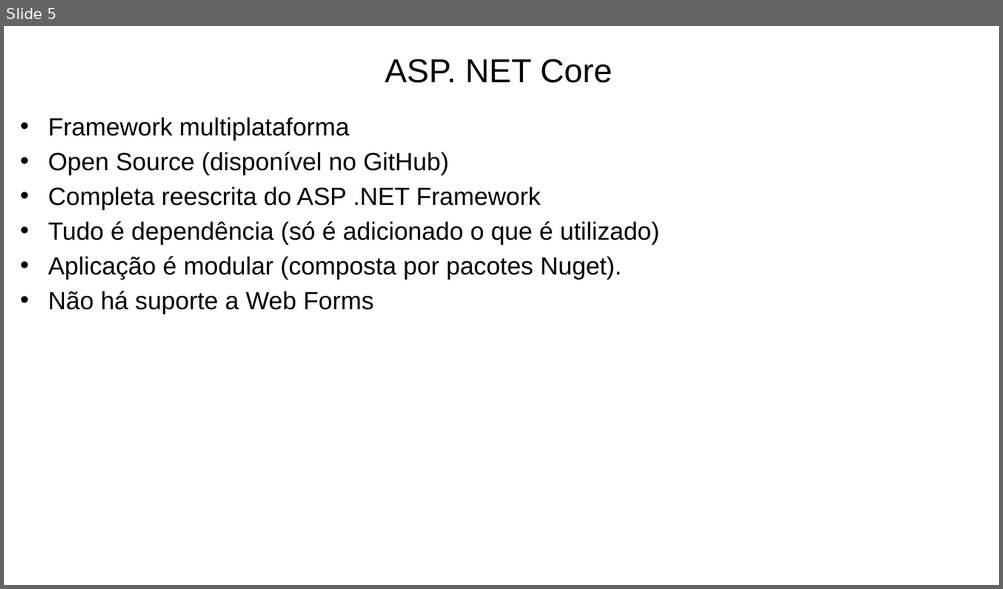
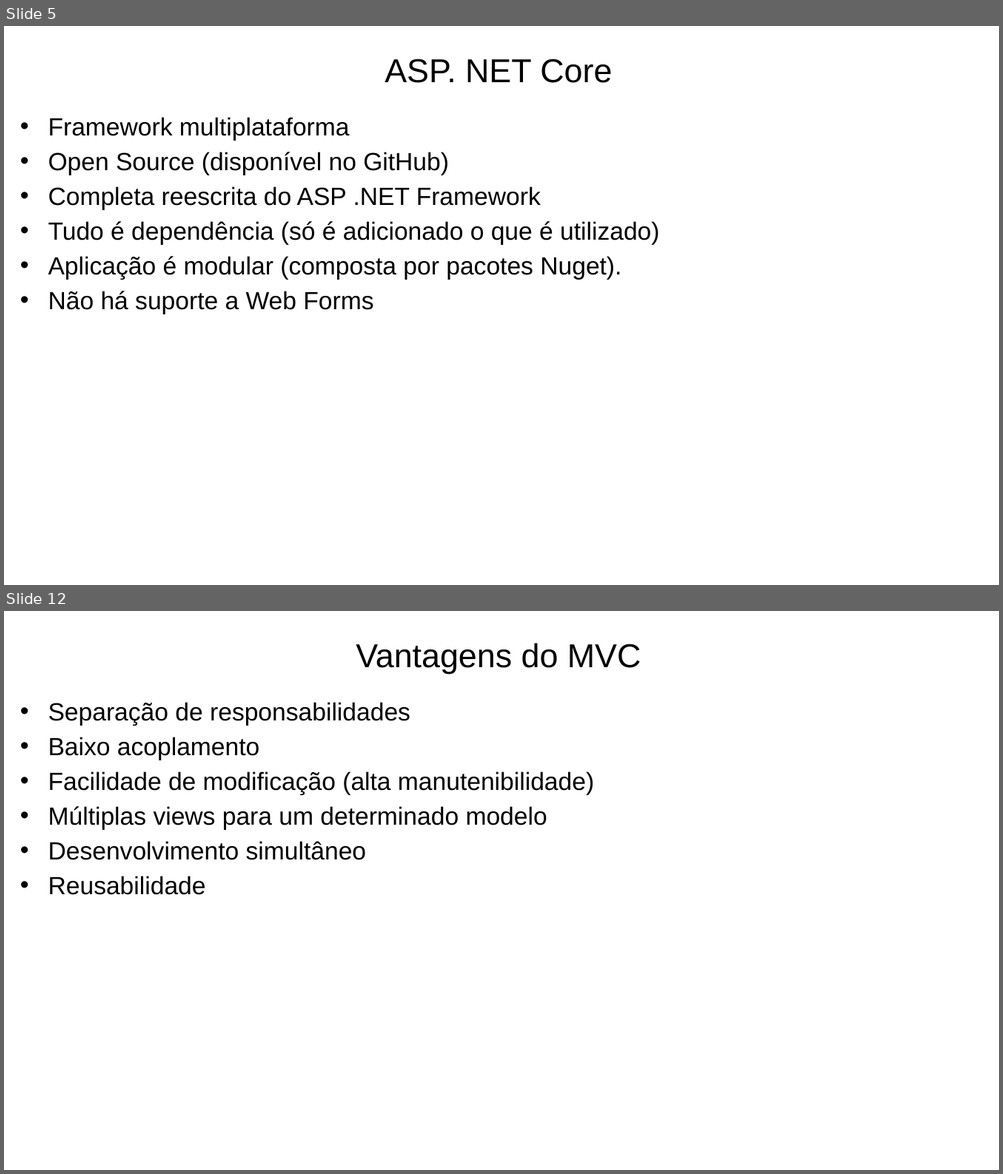
Before and after one commit to prodest/workshop-aspnet-core-mvc, a slide deck: workshop-aspnet-core-mvc.pptx. Shown one above the other, each under a label of ours: slide 5 before the commit, slides 5 and 12 after it; the slides between them are not shown. The pictures are 1003x589 and 1003x1174 pixels, drawn with LibreOffice and Linux fonts; fonts in the diff are those of the drawing; background and template pictures are left out. Boxes give left, top, right and bottom in pixels: in the first picture for what was removed or moved away, otherwise in the second. Text is boxed around its words. In the diff, an @@ line names an element or a change of style, - is before the commit and + after.

```diff
--- a/workshop-aspnet-core-mvc.pptx
+++ b/workshop-aspnet-core-mvc.pptx
@@ slide 12 added at [4,611,999,1170], background #FFFFFF @@
@@ text added at [356,643,641,674], 32 pt, text #000000 @@
+Vantagens do MVC
@@ text added at [48,702,594,895], 24 pt, text #000000 @@
+• Separação de responsabilidades
+• Baixo acoplamento
+• Facilidade de modificação (alta manutenibilidade)
+• Múltiplas views para um determinado modelo
+• Desenvolvimento simultâneo
+• Reusabilidade
```
Also in this commit, not shown: 2 slides changed, 8 other slides added, 2 slides removed.
